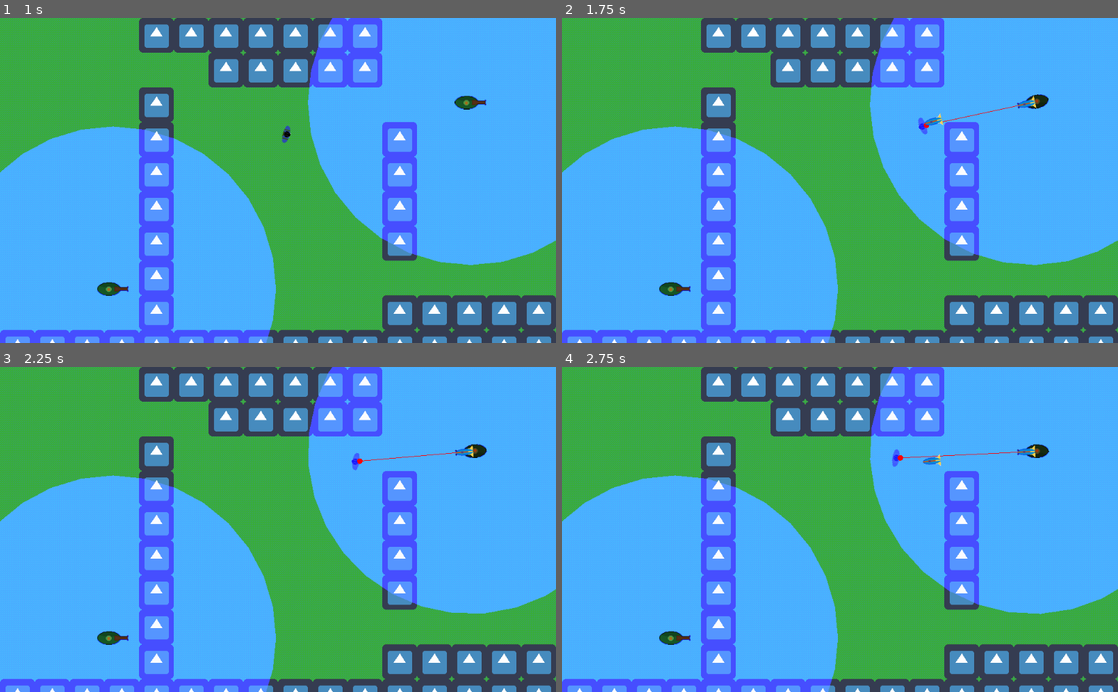
Above: before the commit, frames 1-4 (two rows, left to right).
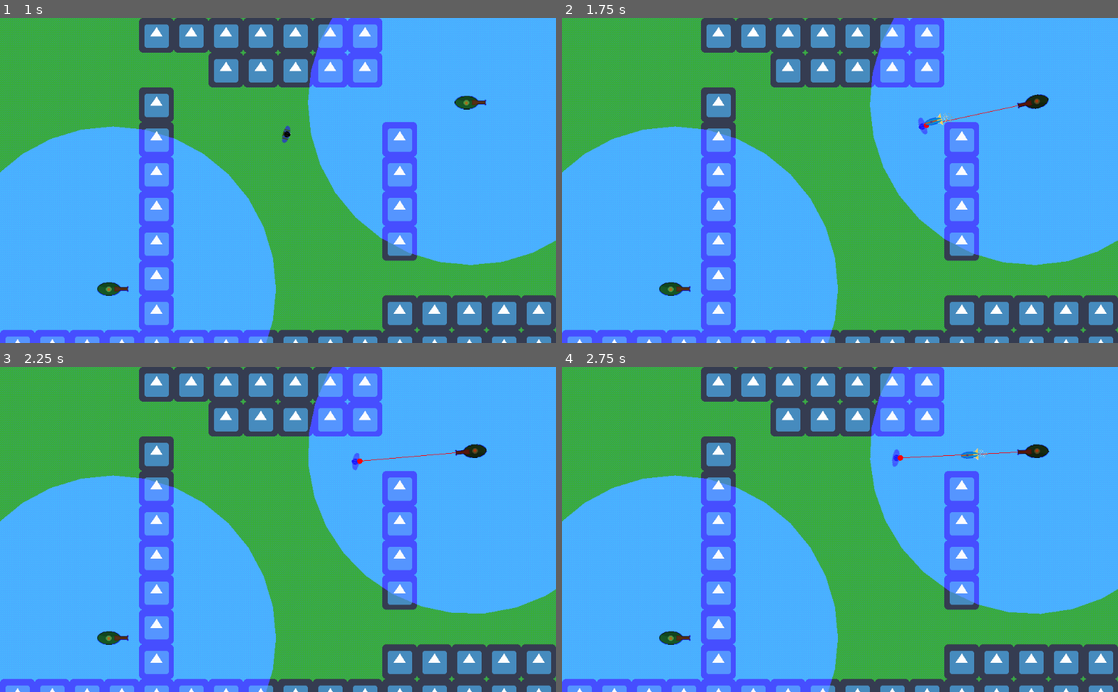
Above: after the commit, the same moments.

Repository: HermanRas/2D_Enemy_Movement_and_AI
Game: Godot game, scene res://main.tscn
The game is run twice, just before and just after one commit, with the same random seed, the same clock (stepped at 60 frames per second) and the same inputs. The engine's default icon, where the game draws it, is replaced by a stand-in: a white triangle on a blue panel in a dark square.
Inputs (mouse positions are in pixels of both pictures, inside the frame that each line leads up to):
- Up to frame 1 (1 s): tap Enter at 0.5 s; move the mouse to (400, 164) at 0.52 s; hold Up (ui_up) from 0.53 s (still down)
- Up to frame 2 (1.75 s): move the mouse to (728, 196) at 1.27 s; release Up (ui_up) at 1.28 s; hold Down (ui_down) from 1.28 s (still down)
- Up to frame 3 (2.25 s): move the mouse to (333, 458) at 2.02 s; release Down (ui_down) at 2.03 s; hold Up (ui_up) from 2.03 s (still down)
- Up to frame 4 (2.75 s): keep holding Up (ui_up)

Frame 1 is identical in both runs. In frame 2, less than 0.1% of the frame differs, in the area x 68-86%, y 23-33%; in frame 3, less than 0.1%; in frame 4, 0.2%, in the area x 64-86%, y 24-31%.

Commit message:
project updated

Diff:
--- /dev/null
+++ b/Enamy/bullets/bullet/single.gd
@@ -0,0 +1,22 @@
+extends Area2D
+
+export var SPEED = 800
+
+var velocity = Vector2.ZERO
+var acceleration = Vector2.ZERO
+
+func start(_transform, _target):
+	global_transform = _transform
+	velocity = transform.x * SPEED
+
+func _physics_process(delta):
+	velocity += acceleration * delta
+	velocity = velocity.clamped(SPEED)
+	rotation = velocity.angle()
+	position += velocity * delta
+
+func _on_Lifetime_timeout():
+	queue_free()
+
+func _on_missile_dumb_body_entered(_body):
+	queue_free()
--- /dev/null
+++ b/Enamy/bullets/bullet/single.tscn
@@ -0,0 +1,25 @@
+[gd_scene load_steps=4 format=2]
+
+[ext_resource path="res://assets/Bullet.png" type="Texture" id=1]
+[ext_resource path="res://Enamy/bullets/bullet/single.gd" type="Script" id=2]
+
+[sub_resource type="CapsuleShape2D" id=1]
+radius = 7.19507
+height = 0.39255
+
+[node name="single" type="Area2D"]
+script = ExtResource( 2 )
+
+[node name="Lifetime" type="Timer" parent="."]
+wait_time = 5.0
+autostart = true
+
+[node name="Sprite" type="Sprite" parent="."]
+position = Vector2( 1, 0 )
+texture = ExtResource( 1 )
+
+[node name="CollisionShape2D" type="CollisionShape2D" parent="."]
+rotation = 1.5708
+shape = SubResource( 1 )
+[connection signal="body_entered" from="." to="." method="_on_missile_dumb_body_entered"]
+[connection signal="timeout" from="Lifetime" to="." method="_on_Lifetime_timeout"]
--- a/Enamy/bullets/missile/missile_smart.tscn
+++ b/Enamy/bullets/missile/dumb.tscn
@@ -1,13 +1,17 @@
-[gd_scene load_steps=4 format=2]
+[gd_scene load_steps=5 format=2]
 
-[ext_resource path="res://Enamy/bullets/missile/missile_smart.gd" type="Script" id=1]
+[ext_resource path="res://Enamy/bullets/missile/dumb.gd" type="Script" id=1]
 [ext_resource path="res://assets/Missile.png" type="Texture" id=2]
 
 [sub_resource type="CapsuleShape2D" id=1]
 radius = 6.21841
 height = 20.9498
 
-[node name="missile_smart" type="Area2D"]
+[sub_resource type="Gradient" id=2]
+offsets = PoolRealArray( 0, 0.450331, 1 )
+colors = PoolColorArray( 1, 1, 1, 1, 0.933594, 0.569678, 0.0547028, 1, 1, 0, 0, 1 )
+
+[node name="missile_dumb" type="Area2D"]
 script = ExtResource( 1 )
 
 [node name="Lifetime" type="Timer" parent="."]
@@ -20,5 +24,15 @@
 [node name="CollisionShape2D" type="CollisionShape2D" parent="."]
 rotation = 1.5708
 shape = SubResource( 1 )
+
+[node name="CPUParticles2D" type="CPUParticles2D" parent="."]
+position = Vector2( -20, 0 )
+rotation = 3.14159
+amount = 80
+emission_shape = 1
+emission_sphere_radius = 6.5
+gravity = Vector2( 0, 0 )
+initial_velocity = 20.0
+color_ramp = SubResource( 2 )
 [connection signal="body_entered" from="." to="." method="_on_missile_dumb_body_entered"]
 [connection signal="timeout" from="Lifetime" to="." method="_on_Lifetime_timeout"]
--- a/Enamy/bullets/missile/missile-dumb.tscn
+++ b/Enamy/bullets/missile/smart.tscn
@@ -1,13 +1,17 @@
-[gd_scene load_steps=4 format=2]
+[gd_scene load_steps=5 format=2]
 
-[ext_resource path="res://Enamy/bullets/missile/missile_dumb.gd" type="Script" id=1]
+[ext_resource path="res://Enamy/bullets/missile/smart.gd" type="Script" id=1]
 [ext_resource path="res://assets/Missile.png" type="Texture" id=2]
 
 [sub_resource type="CapsuleShape2D" id=1]
 radius = 6.21841
 height = 20.9498
 
-[node name="missile_dumb" type="Area2D"]
+[sub_resource type="Gradient" id=2]
+offsets = PoolRealArray( 0, 0.450331, 1 )
+colors = PoolColorArray( 1, 1, 1, 1, 0.933594, 0.569678, 0.0547028, 1, 1, 0, 0, 1 )
+
+[node name="missile_smart" type="Area2D"]
 script = ExtResource( 1 )
 
 [node name="Lifetime" type="Timer" parent="."]
@@ -20,5 +24,15 @@
 [node name="CollisionShape2D" type="CollisionShape2D" parent="."]
 rotation = 1.5708
 shape = SubResource( 1 )
+
+[node name="CPUParticles2D" type="CPUParticles2D" parent="."]
+position = Vector2( -20, 0 )
+rotation = 3.14159
+amount = 80
+emission_shape = 1
+emission_sphere_radius = 6.5
+gravity = Vector2( 0, 0 )
+initial_velocity = 20.0
+color_ramp = SubResource( 2 )
 [connection signal="body_entered" from="." to="." method="_on_missile_dumb_body_entered"]
 [connection signal="timeout" from="Lifetime" to="." method="_on_Lifetime_timeout"]
--- a/Enamy/turret/Circle_detect/Turret_detect_circle.gd
+++ b/Enamy/turret/Circle_detect/Turret_detect_circle.gd
@@ -1,9 +1,9 @@
 extends Area2D
 
-export (PackedScene) var Missile = load("res://Enamy/bullets/missile/missile-dumb.tscn")
+export (PackedScene) var Missile = load("res://Enamy/bullets/missile/dumb.tscn")
 export (int) var detect_raduis = 300
 export (float) var rotation_speed = PI
-export (float) var fire_rate = 0.5
+export (float) var fire_rate = 0.3
 
 var vis_color = Color(.867, .91, 247, 0.1)
 var target = null
@@ -25,7 +25,8 @@
 func shoot(_target):
 	var b = Missile.instance()
 	b.start(transform, _target)
-	get_parent().add_child(b)
+#	b.scale = Vector2(0.5,0.5)
+	get_parent().add_child_below_node(get_node("Sprite"),b,false)
 	can_shoot = false
 	$ShootTimer.start()
 
--- a/Enamy/turret/Circle_detect/Turret_detect_circle.tscn
+++ b/Enamy/turret/Circle_detect/Turret_detect_circle.tscn
@@ -2,7 +2,6 @@
 
 [ext_resource path="res://assets/canon_top_down.png" type="Texture" id=1]
 [ext_resource path="res://Enamy/turret/Circle_detect/Turret_detect_circle.gd" type="Script" id=2]
-
 
 [sub_resource type="CapsuleShape2D" id=1]
 radius = 11.3286
@@ -13,13 +12,13 @@
 [node name="Turret" type="Area2D"]
 script = ExtResource( 2 )
 
-[node name="Sprite" type="Sprite" parent="."]
-texture = ExtResource( 1 )
-
 [node name="Body" type="CollisionShape2D" parent="."]
 position = Vector2( -8, 0 )
 rotation = 1.5708
 shape = SubResource( 1 )
+
+[node name="Sprite" type="Sprite" parent="."]
+texture = ExtResource( 1 )
 
 [node name="Muzzle" type="Position2D" parent="."]
 position = Vector2( 28.1985, 0.166855 )
--- a/Enamy/turret/raycast_detect/Turret_detect_raycast.gd
+++ b/Enamy/turret/raycast_detect/Turret_detect_raycast.gd
@@ -1,9 +1,9 @@
 extends Area2D
 
-export (PackedScene) var Missile = load("res://Enamy/bullets/missile/missile_smart.tscn")
+export (PackedScene) var Missile = load("res://Enamy/bullets/missile/smart.tscn")
 export (int) var detect_raduis = 300
 export (float) var rotation_speed = PI
-export (float) var fire_rate = 0.5
+export (float) var fire_rate = 0.6
 
 var vis_color = Color(.867, .91, 247, 0.1)
 var laser_color = Color(1.0, 0.0, 0.0, 1.0)
@@ -44,7 +44,8 @@
 func shoot(_target):
 	var b = Missile.instance()
 	b.start(transform,_target)
-	get_parent().add_child(b)
+#	b.scale = Vector2(0.5,0.5)
+	get_parent().add_child_below_node(get_node("Sprite"),b,false)
 	can_shoot = false
 	$ShootTimer.start()
 
Renamed: Enamy/bullets/missile/missile_dumb.gd -> Enamy/bullets/missile/dumb.gd
Renamed: Enamy/bullets/missile/missile_smart.gd -> Enamy/bullets/missile/smart.gd
Binary file added: assets/Bullet.png
